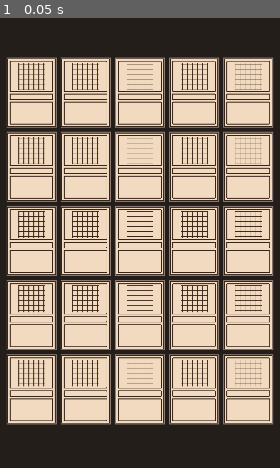
Above: before the commit, frame 1.
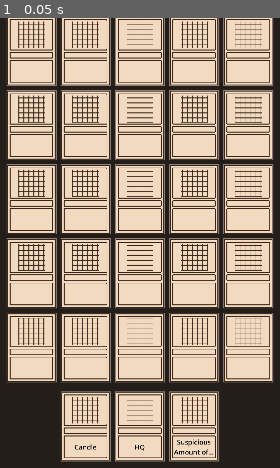
Above: after the commit, the same moment.

Repository: ViolaBuddy/GameOff2024
Game: Godot game, scene res://Main.tscn
Same seed, same stepped clock (60 frames per second), same inputs: the game is played once before the commit and once after it.
Inputs:
- Up to frame 1 (0.05 s): no input

The runs differ from the first frame. In frame 1, 40% of the frame differs, in the area x 2-98%, y 0-99%.

Commit message:
implemented (poorly) a deck and hand drawing

Diff:
--- a/Card.tscn
+++ b/Card.tscn
@@ -1,9 +1,24 @@
-[gd_scene load_steps=2 format=3 uid="uid://5l3v24i0tvab"]
+[gd_scene load_steps=3 format=3 uid="uid://5l3v24i0tvab"]
 
 [ext_resource type="Texture2D" uid="uid://dl2mi4jyhe0f2" path="res://assets/cardtemplate.png" id="1_smees"]
+
+[sub_resource type="LabelSettings" id="LabelSettings_bf5sh"]
+font_size = 32
+font_color = Color(0, 0, 0, 1)
 
 [node name="Node2D" type="Node2D"]
 texture_filter = 1
 
 [node name="Cardtemplate" type="Sprite2D" parent="."]
 texture = ExtResource("1_smees")
+
+[node name="TitleText" type="Label" parent="."]
+offset_left = -101.0
+offset_top = 48.0
+offset_right = 100.0
+offset_bottom = 151.0
+label_settings = SubResource("LabelSettings_bf5sh")
+horizontal_alignment = 1
+vertical_alignment = 1
+autowrap_mode = 3
+text_overrun_behavior = 3
--- a/Main.tscn
+++ b/Main.tscn
@@ -8,3 +8,7 @@
 [node name="Camera2D" type="Camera2D" parent="."]
 
 [node name="Board" type="Node2D" parent="."]
+position = Vector2(0, -100)
+
+[node name="Hand" type="Node2D" parent="."]
+position = Vector2(0, 440)
--- a/main.gd
+++ b/main.gd
@@ -1,8 +1,25 @@
 extends Node2D
+
+enum CardType { Agent, Gadget, Structure, Espionage }
+const ALL_CARDS = [
+	{"Name": "Orange Cat", "Type": CardType.Agent},
+	{"Name": "Smith", "Type": CardType.Agent},
+	{"Name": "The Bomb", "Type": CardType.Gadget},
+	{"Name": "Candle", "Type": CardType.Gadget},
+	{"Name": "Suspicious Amount of Candles", "Type": CardType.Gadget},
+	{"Name": "HQ", "Type": CardType.Structure},
+	{"Name": "Airport", "Type": CardType.Structure},
+	{"Name": "Convenient Accident", "Type": CardType.Espionage},
+	{"Name": "Windfall", "Type": CardType.Espionage},
+]
 
 var full_deck = []
 var player_hand = []
+var deck = range(len(ALL_CARDS)) # array of indices into ALL_CARDS
 var board_state = [] #2d array: board_state[row][column]
+
+const HAND_SIZE = 3
+
 const BOARD_WIDTH = 5
 const BOARD_HEIGHT = 5
 const CARD_WIDTH = 240
@@ -13,12 +30,13 @@
 const BOARD_OFFSET_Y = -((CARD_HEIGHT*BOARD_SCALE+SPACE_BETWEEN_CARDS)*BOARD_HEIGHT) / 2 + CARD_HEIGHT*BOARD_SCALE/2
 
 @onready var instancedCard = preload("res://Card.tscn")
+@onready var Hand = $Hand
 
-# Called when the node enters the scene tree for the first time.
 func _ready() -> void:
-	for r in BOARD_HEIGHT:
+	# create board
+	for r in range(BOARD_HEIGHT):
 		board_state.append([])
-		for c in BOARD_WIDTH:
+		for c in range(BOARD_WIDTH):
 			var myCard = instancedCard.instantiate()
 			board_state[r].append(myCard)
 			$Board.add_child(myCard)
@@ -27,7 +45,34 @@
 				(CARD_HEIGHT*BOARD_SCALE+SPACE_BETWEEN_CARDS)*r + BOARD_OFFSET_Y)
 			myCard.scale = Vector2(BOARD_SCALE, BOARD_SCALE)
 
+	# set up deck
+	deck.shuffle()
+	for i in range(HAND_SIZE):
+		draw_card()
+	update_hand_visualization()
 
 # Called every frame. 'delta' is the elapsed time since the previous frame.
 func _process(delta: float) -> void:
 	pass
+
+func draw_card() -> void:
+	var drawn_card = deck.pop_back()
+	player_hand.push_back(drawn_card)
+
+func update_hand_visualization() -> void:
+	# TODO: there's surely a better way to do this than deleting and re-creating them all
+	for child in Hand.get_children():
+		Hand.remove_child(child)
+		child.queue_free()
+
+	var card_offset_x = -((CARD_WIDTH*BOARD_SCALE+SPACE_BETWEEN_CARDS)*len(player_hand)) / 2  + CARD_WIDTH*BOARD_SCALE/2
+
+	for i in range(len(player_hand)):
+		var myCard = instancedCard.instantiate()
+		Hand.add_child(myCard)
+		myCard.position = Vector2(
+			(CARD_WIDTH*BOARD_SCALE+SPACE_BETWEEN_CARDS)*i + card_offset_x,
+			0)
+		myCard.scale = Vector2(BOARD_SCALE, BOARD_SCALE)
+
+		myCard.get_node("TitleText").text = ALL_CARDS[player_hand[i]]["Name"]
